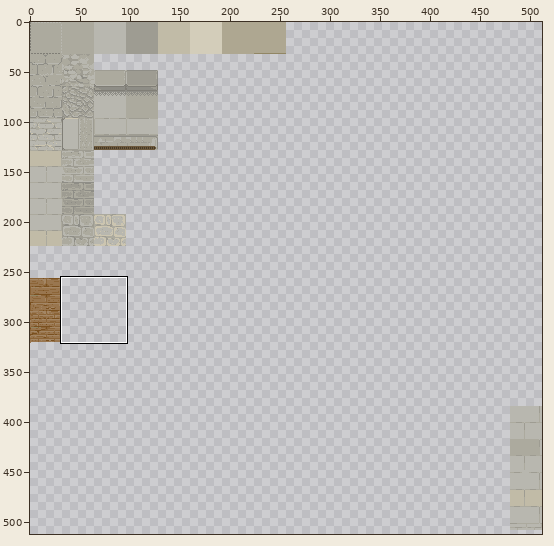
File history of a pixel-art file, Assets/Sprites/Ase/seamless.aseprite. The picture above shows the old version from afar; the outline marks the close-up.
Close-up. Before:
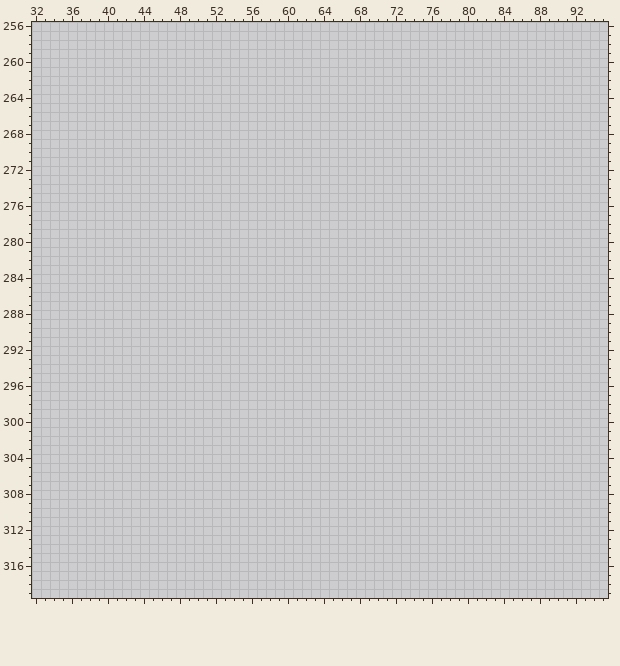
512x512 pixels, 1 frame. Shown: x 32..95, y 256..319.
The same view after the edit:
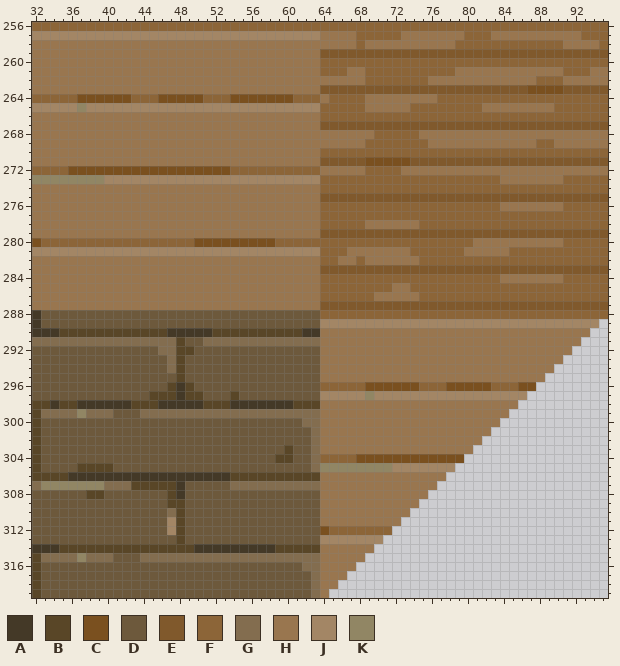
Palette (. is transparent): A #443927  B #594627  C #7a501f  D #6d593c  E #80592c  F #8c6538  G #836d4f  H #99764f  J #a38665  K #918664
From old to new:
Changed rows in their new state; - is an unchanged pixel.
first column x 32:
256 FFFFFFFFFFFFFFFFFFFFFFFFFFFFFFFFFFFFFFFFFFFFFFFFFFFFFFFFFFFFFFFF
257 JJJJJJJJJJJJJJJJJJJJJJJJJJJJJJJJHHHHFFFFFHHHHHHHFFFHHHHHHHHHHFFF
258 HHHHHHHHHHHHHHHHHHHHHHHHHHHHHHHHHHHHFHHHHHHHHHHFFFFFFFFFFFFHHHHF
259 HHHHHHHHHHHHHHHHHHHHHHHHHHHHHHHHEEEEEEEEEEEEEEEEEEEEEEEEEEEEEEEE
260 HHHHHHHHHHHHHHHHHHHHHHHHHHHHHHHHFFFFFFFFFFFFFFFFFFFFFFFFFFFFFFFF
261 HHHHHHHHHHHHHHHHHHHHHHHHHHHHHHHHFFFHHFFFFFFFFFFHHHHHHHHHHHHFFFHH
262 HHHHHHHHHHHHHHHHHHHHHHHHHHHHHHHHHHHHHFFFFFFFHHHHHHHHHHHHFFFHHHHH
263 HHHHHHHHHHHHHHHHHHHHHHHHHHHHHHHHEEEEEEEEEEEEEEEEEEEEEEECCCCEEEEE
264 FFFFFCCCCCCFFFCCCCCFFFCCCCCCCFFFHFFFFHHHHHHHHFFFFFFFFFFFFFFFFFFF
265 JJJJJKJJJJJJJJJJJJJJJJJJJJJJJJJJFFFFFHHHHHFFFFFFFFHHHHHHHHFFFFFF
266 HHHHHHHHHHHHHHHHHHHHHHHHHHHHHHHHFFFFFFFFFFFFFFFFFFFFFFFFFFFFFFFF
267 HHHHHHHHHHHHHHHHHHHHHHHHHHHHHHHHEEEEEEEEEEEEEEEEEEEEEEEEEEEEEEEE
268 HHHHHHHHHHHHHHHHHHHHHHHHHHHHHHHHHHHHHHFFFFFHHHHHHHHHHHHHHHHHHHHH
269 HHHHHHHHHHHHHHHHHHHHHHHHHHHHHHHHHHHHHFFFFFFFHHHHHHHHHHHHFFHHHHHH
270 HHHHHHHHHHHHHHHHHHHHHHHHHHHHHHHHFFFFFFFFFFFFFFFFFFFFFFFFFFFFFFFF
271 HHHHHHHHHHHHHHHHHHHHHHHHHHHHHHHHEEEEECCCCCEEEEEEEEEEEEEEEEEEEEEE
272 FFFFCCCCCCCCCCCCCCCCCCFFFFFFFFFFHHHHHFFFFHHHHHHHHHHHHHHHHHHHHHHH
273 KKKKKKKKJJJJJJJJJJJJJJJJJJJJJJJJFFFFFFFFFFFFFFFFFFFFHHHHHHHFFFFF
274 HHHHHHHHHHHHHHHHHHHHHHHHHHHHHHHHFFFFFFFFFFFFFFFFFFFFFFFFFFFFFFFF
275 HHHHHHHHHHHHHHHHHHHHHHHHHHHHHHHHEEEEEEEEEEEEEEEEEEEEEEEEEEEEEEEE
276 HHHHHHHHHHHHHHHHHHHHHHHHHHHHHHHHFFFFFFFFFFFFFFFFFFFFHHHHHHHFFFFF
277 HHHHHHHHHHHHHHHHHHHHHHHHHHHHHHHHFFFFFFFFFFFFFFFFFFFFFFFFFFFFFFFF
278 HHHHHHHHHHHHHHHHHHHHHHHHHHHHHHHHFFFFFHHHHHHFFFFFFFFFFFFFFFFFFFFF
279 HHHHHHHHHHHHHHHHHHHHHHHHHHHHHHHHEEEEEEEEEEEEEEEEEEEEEEEEEEEEEEEE
280 CFFFFFFFFFFFFFFFFFCCCCCCCCCFFFFFFFFFFFFFFFFFFFFFFHHHHHHHHHHFFFFF
281 JJJJJJJJJJJJJJJJJJJJJJJJJJJJJJJJFFFHHHHHHHFFFFFFHHHHHFFFFFFFFFFF
282 HHHHHHHHHHHHHHHHHHHHHHHHHHHHHHHHFFHHFHHHHHHFFFFFFFFFFFFFFFFFFFFF
283 HHHHHHHHHHHHHHHHHHHHHHHHHHHHHHHHEEEEEEEEEEEEEEEEEEEEEEEEEEEEEEEE
284 HHHHHHHHHHHHHHHHHHHHHHHHHHHHHHHHFFFFFFFFFFFFFFFFFFFFHHHHHHHFFFFF
285 HHHHHHHHHHHHHHHHHHHHHHHHHHHHHHHHFFFFFFFFHHFFFFFFFFFFFFFFFFFFFFFF
286 HHHHHHHHHHHHHHHHHHHHHHHHHHHHHHHHFFFFFFHHHHHFFFFFFFFFFFFFFFFFFFFF
287 HHHHHHHHHHHHHHHHHHHHHHHHHHHHHHHHEEEEEEEEEEEEEEEEEEEEEEEEEEEEEEEE
288 ADDDDDDDDDDDDDDDDDDDDDDDDDDDDDDDFFFFFFFFFFFFFFFFFFFFFFFFFFFFFFFF
289 ADDDDDDDDDDDDDDDDDDDDDDDDDDDDDDDJJJJJJJJJJJJJJJJJJJJJJJJJJJJJJJ-
290 AAABBBBBBBBBBBBAAAAABBBBBBBBBBAAHHHHHHHHHHHHHHHHHHHHHHHHHHHHHH--
291 GGGGGGGGGGGGGGGGBDDGGGGGGGGGGGGGHHHHHHHHHHHHHHHHHHHHHHHHHHHHH---
292 DDDDDDDDDDDDDDGGBBDDDDDDDDDDDDDDHHHHHHHHHHHHHHHHHHHHHHHHHHHH----
293 DDDDDDDDDDDDDDDGBDDDDDDDDDDDDDDDHHHHHHHHHHHHHHHHHHHHHHHHHHH-----
294 DDDDDDDDDDDDDDDGBDDDDDDDDDDDDDDDHHHHHHHHHHHHHHHHHHHHHHHHHH------
295 DDDDDDDDDDDDDDDDBDDDDDDDDDDDDDDDHHHHHHHHHHHHHHHHHHHHHHHHH-------
296 DDDDDDDDDDDDDDDBABDDDDDDDDDDDDDDFFFFFCCCCCCFFFCCCCCFFFCC--------
297 DDDDDDDDDDDDDBBBABBDDDBDDDDDDDDDJJJJJKJJJJJJJJJJJJJJJJJ---------
298 BBABBAAAAAABBBAAAAABBBAAAAAAABBBHHHHHHHHHHHHHHHHHHHHHH----------
299 BGGGGKGGGDDDGGGGGGGGGGGGGGGGGGGGHHHHHHHHHHHHHHHHHHHHH-----------
300 BDDDDDDDDDDDDDDDDDDDDDDDDDDDDDGGHHHHHHHHHHHHHHHHHHHH------------
301 BDDDDDDDDDDDDDDDDDDDDDDDDDDDDDDGHHHHHHHHHHHHHHHHHHH-------------
302 BDDDDDDDDDDDDDDDDDDDDDDDDDDDDDDGHHHHHHHHHHHHHHHHHH--------------
303 BDDDDDDDDDDDDDDDDDDDDDDDDDDDBDDGHHHHHHHHHHHHHHHHH---------------
304 BDDDDDDDDDDDDDDDDDDDDDDDDDDBBDDGFFFFCCCCCCCCCCCC----------------
305 BDDDDBBBBDDDDDDDDDDDDDDDDDDDDDDGKKKKKKKKJJJJJJJ-----------------
306 BBBBAAAAAAAAAAAAAAAAAABBBBBBBBBBHHHHHHHHHHHHHH------------------
307 GKKKKKKKGGGBBBBBADDDDDGGGGGGGGGGHHHHHHHHHHHHH-------------------
308 DDDDDDBBDDDDDDDBADDDDDDDDDDDDDDDHHHHHHHHHHHH--------------------
309 DDDDDDDDDDDDDDDBBDDDDDDDDDDDDDDDHHHHHHHHHHH---------------------
310 DDDDDDDDDDDDDDDGBDDDDDDDDDDDDDDDHHHHHHHHHH----------------------
311 DDDDDDDDDDDDDDDJBDDDDDDDDDDDDDDDHHHHHHHHH-----------------------
312 DDDDDDDDDDDDDDDJBDDDDDDDDDDDDDDDCFFFFFFF------------------------
313 DDDDDDDDDDDDDDDDBDDDDDDDDDDDDDDDJJJJJJJ-------------------------
314 AAABBBBBBBBBBBBBBBAAAAAAAAABBBBBHHHHHH--------------------------
315 BGGGGKGGGDDDGGGGGGGGGGGGGGGGGGGGHHHHH---------------------------
316 BDDDDDDDDDDDDDDDDDDDDDDDDDDDDDGGHHHH----------------------------
317 BDDDDDDDDDDDDDDDDDDDDDDDDDDDDDDGHHH-----------------------------
318 BDDDDDDDDDDDDDDDDDDDDDDDDDDDDDDGHH------------------------------
319 BDDDDDDDDDDDDDDDDDDDDDDDDDDDDDDGH-------------------------------
Boxes around the changes in both close-ups, in picture pixels (x1, y1, x2, y2):
added: (32, 22, 608, 598)
